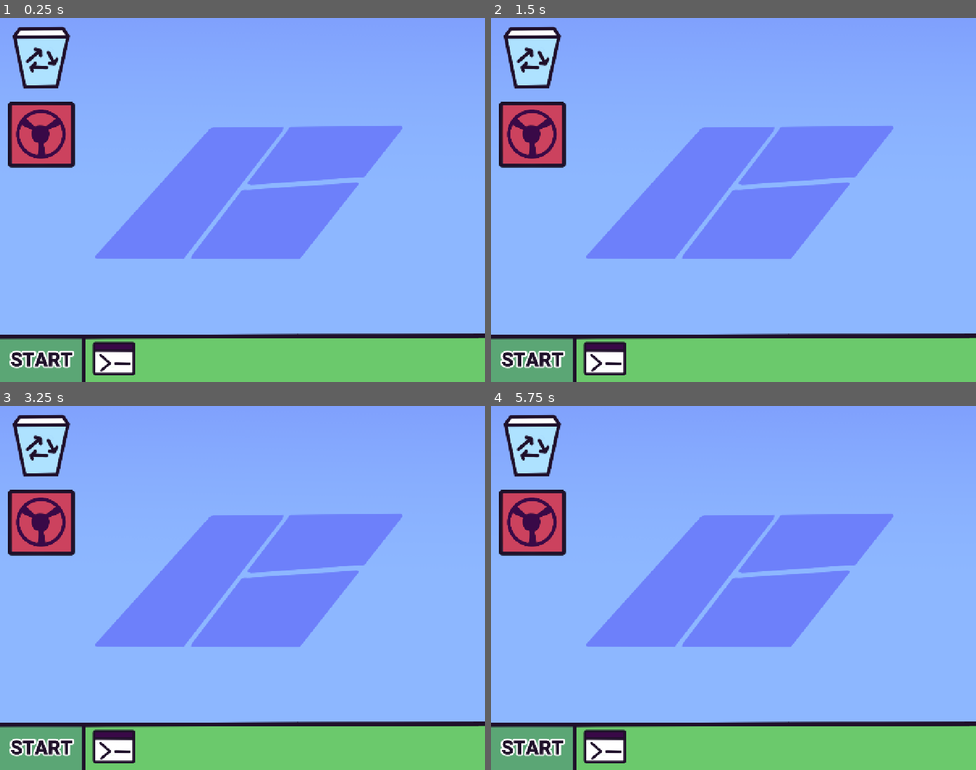
Above: before the commit, frames 1-4 (two rows, left to right).
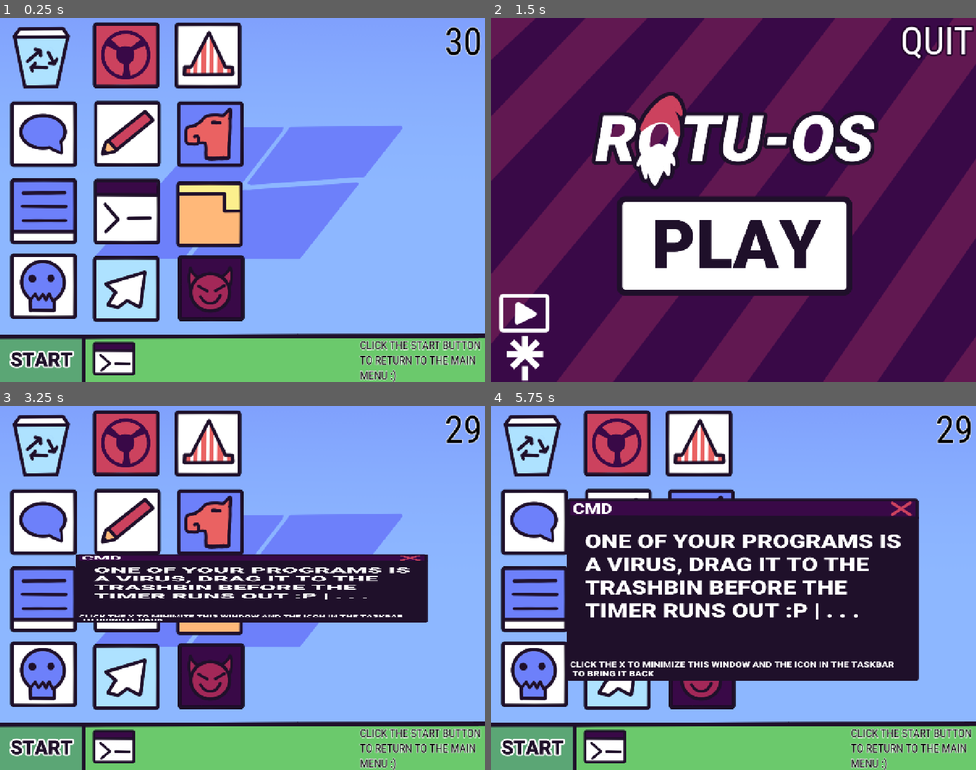
Above: after the commit, the same moments.

Repository: Rotuwam/GMTK-game-jam-2025
Game: Godot game, scene res://scenes/screen.tscn
Two runs of this game, one before a commit and one after it. Both use one fixed random seed, a clock stepped at 60 frames per second and the inputs below.
Inputs (mouse positions are in pixels of both pictures, inside the frame that each line leads up to; where the layout moved, square brackets give the same spot in the first picture):
- Up to frame 1 (0.25 s): no input
- Up to frame 2 (1.5 s): click (529, 134) at 0.52 s; click (534, 360) at 1.27 s
- Up to frame 3 (3.25 s): click (242, 635) [38, 522] at 2 s; click (126, 598) at 2.77 s
- Up to frame 4 (5.75 s): click (534, 748) at 3.52 s; click (733, 635) [529, 522] at 4.25 s; click (617, 598) at 5.02 s

The runs differ from the first frame. In frame 1, 29% of the frame differs, in the area x 1-99%, y 1-100%; in frame 2, 100%, in the area x 0-100%, y 0-100%; in frame 3, 38%; in frame 4, 53%.

Commit message:
All mechanics working
All Mechanics are working and the gameplay loop works, this is the state of the project before music and sound effects are implemented

Diff:
--- a/rotu-os-gmtk/project.godot
+++ b/rotu-os-gmtk/project.godot
@@ -20,3 +20,17 @@
 window/size/viewport_width=1280
 window/size/viewport_height=960
 window/stretch/mode="canvas_items"
+mouse_cursor/custom_image="uid://ss3thh3pbw4w"
+
+[global_group]
+
+draggable=""
+cmd_virus=""
+
+[input]
+
+quit={
+"deadzone": 0.2,
+"events": [Object(InputEventKey,"resource_local_to_scene":false,"resource_name":"","device":0,"window_id":0,"alt_pressed":true,"shift_pressed":false,"ctrl_pressed":false,"meta_pressed":false,"pressed":false,"keycode":0,"physical_keycode":4194335,"key_label":0,"unicode":0,"location":0,"echo":false,"script":null)
+]
+}
--- a/rotu-os-gmtk/scenes/Icons/cmd_virus.tscn
+++ b/rotu-os-gmtk/scenes/Icons/cmd_virus.tscn
@@ -1,9 +1,22 @@
-[gd_scene load_steps=3 format=3 uid="uid://sm2xvp684fhn"]
+[gd_scene load_steps=4 format=3 uid="uid://sm2xvp684fhn"]
 
 [ext_resource type="PackedScene" uid="uid://cr3y1jssb7qpy" path="res://scenes/draggable.tscn" id="1_dti5x"]
 [ext_resource type="Texture2D" uid="uid://csxy113i2pcal" path="res://Assets/cmd.png" id="2_ogrm1"]
 
-[node name="CMDVirus" instance=ExtResource("1_dti5x")]
+[sub_resource type="RectangleShape2D" id="RectangleShape2D_ogrm1"]
+size = Vector2(163, 162)
+
+[node name="CMDVirus" groups=["cmd_virus"] instance=ExtResource("1_dti5x")]
 
 [node name="Object" parent="." index="0"]
 texture = ExtResource("2_ogrm1")
+
+[node name="Button" parent="." index="1"]
+offset_left = -90.0
+offset_top = -74.0
+offset_right = 75.0
+offset_bottom = 90.0
+
+[node name="CollisionShape2D" parent="Area2D" index="0"]
+position = Vector2(-7.5, 7)
+shape = SubResource("RectangleShape2D_ogrm1")
--- /dev/null
+++ b/rotu-os-gmtk/scenes/blue_screen.gd
@@ -0,0 +1,22 @@
+extends Node2D
+
+
+var timer = Timer.new()
+
+
+func _ready() -> void:
+	timer.wait_time = 5.0 # 5 seconds
+	timer.one_shot
+	timer.timeout.connect(restart)
+	add_child(timer)
+	timer.start()
+
+func restart():
+	get_tree().change_scene_to_file("res://scenes/screen.tscn")
+
+#after 3 e5conds the bluescreen will revert back to the game scene
+
+
+func quit_game():
+	if Input.is_action_just_pressed("quit"):
+		get_tree().quit() #quit game with alt f4
--- a/rotu-os-gmtk/scenes/blue_screen.tscn
+++ b/rotu-os-gmtk/scenes/blue_screen.tscn
@@ -1,8 +1,10 @@
-[gd_scene load_steps=2 format=3 uid="uid://brvwtkcdmn8n0"]
+[gd_scene load_steps=3 format=3 uid="uid://brvwtkcdmn8n0"]
 
 [ext_resource type="Texture2D" uid="uid://vcia0xsrl3b6" path="res://Assets/BLUESCREEN.png" id="1_0g14n"]
+[ext_resource type="Script" uid="uid://ds4sxws7kegao" path="res://scenes/blue_screen.gd" id="1_07gbj"]
 
 [node name="BlueScreen" type="Node2D"]
+script = ExtResource("1_07gbj")
 
 [node name="Sprite2D" type="Sprite2D" parent="."]
 position = Vector2(640, 480)
--- /dev/null
+++ b/rotu-os-gmtk/scenes/cmd_1.gd
@@ -0,0 +1,19 @@
+extends Node2D
+
+
+@onready var animation_player: AnimationPlayer = $AnimationPlayer
+
+signal closed # emits a "closed" signal
+
+func _on_button_pressed() -> void:
+	emit_signal("closed")
+	animation_player.play("pop_out")
+	var timer = Timer.new()
+	timer.wait_time = 0.5  # 0.5seconds the duration of the animation
+	timer.one_shot = true
+	timer.timeout.connect(delete) # when timer runds out delete from the scene
+	add_child(timer)
+	timer.start()
+
+func delete():
+	queue_free()
--- a/rotu-os-gmtk/scenes/cmd_1.tscn
+++ b/rotu-os-gmtk/scenes/cmd_1.tscn
@@ -1,9 +1,82 @@
-[gd_scene load_steps=2 format=3 uid="uid://du8i0tnky3p42"]
+[gd_scene load_steps=7 format=3 uid="uid://du8i0tnky3p42"]
 
 [ext_resource type="Texture2D" uid="uid://cydr24255t1qa" path="res://Assets/CMD1.png" id="1_7p7dn"]
+[ext_resource type="Script" uid="uid://cwy4lvwdgxh3a" path="res://scenes/cmd_1.gd" id="1_smric"]
+
+[sub_resource type="Animation" id="Animation_7p7dn"]
+resource_name = "pop_in"
+length = 0.5
+step = 0.1
+tracks/0/type = "value"
+tracks/0/imported = false
+tracks/0/enabled = true
+tracks/0/path = NodePath("Sprite2D:scale")
+tracks/0/interp = 1
+tracks/0/loop_wrap = true
+tracks/0/keys = {
+"times": PackedFloat32Array(0, 0.5),
+"transitions": PackedFloat32Array(1, 1),
+"update": 0,
+"values": [Vector2(1, -0.00104167), Vector2(1, 1.00729)]
+}
+
+[sub_resource type="Animation" id="Animation_smric"]
+length = 0.001
+tracks/0/type = "value"
+tracks/0/imported = false
+tracks/0/enabled = true
+tracks/0/path = NodePath("Sprite2D:scale")
+tracks/0/interp = 1
+tracks/0/loop_wrap = true
+tracks/0/keys = {
+"times": PackedFloat32Array(0),
+"transitions": PackedFloat32Array(1),
+"update": 0,
+"values": [Vector2(1, -0.00104167)]
+}
+
+[sub_resource type="Animation" id="Animation_04ggs"]
+resource_name = "pop_out"
+length = 0.5
+step = 0.1
+tracks/0/type = "value"
+tracks/0/imported = false
+tracks/0/enabled = true
+tracks/0/path = NodePath("Sprite2D:scale")
+tracks/0/interp = 1
+tracks/0/loop_wrap = true
+tracks/0/keys = {
+"times": PackedFloat32Array(0, 0.5),
+"transitions": PackedFloat32Array(1, 1),
+"update": 0,
+"values": [Vector2(1, 1.00729), Vector2(1, -0.00104926)]
+}
+
+[sub_resource type="AnimationLibrary" id="AnimationLibrary_04ggs"]
+_data = {
+&"RESET": SubResource("Animation_smric"),
+&"pop_in": SubResource("Animation_7p7dn"),
+&"pop_out": SubResource("Animation_04ggs")
+}
 
 [node name="CMD1" type="Node2D"]
+script = ExtResource("1_smric")
 
 [node name="Sprite2D" type="Sprite2D" parent="."]
-position = Vector2(640, 480)
+position = Vector2(640, 478)
+scale = Vector2(1, -0.00104167)
 texture = ExtResource("1_7p7dn")
+
+[node name="AnimationPlayer" type="AnimationPlayer" parent="."]
+libraries = {
+&"": SubResource("AnimationLibrary_04ggs")
+}
+
+[node name="Button" type="Button" parent="."]
+self_modulate = Color(1, 1, 1, 0)
+offset_left = 1048.0
+offset_top = 194.0
+offset_right = 1118.0
+offset_bottom = 246.0
+
+[connection signal="pressed" from="Button" to="." method="_on_button_pressed"]
--- a/rotu-os-gmtk/scenes/cmd_2.tscn
+++ b/rotu-os-gmtk/scenes/cmd_2.tscn
@@ -1,9 +1,60 @@
-[gd_scene load_steps=2 format=3 uid="uid://cktvpqy7axvy2"]
+[gd_scene load_steps=5 format=3 uid="uid://cktvpqy7axvy2"]
 
 [ext_resource type="Texture2D" uid="uid://b53cjc6mmblq5" path="res://Assets/CMD2.png" id="1_76ins"]
+
+[sub_resource type="Animation" id="Animation_76ins"]
+resource_name = "pop_in"
+length = 0.5
+step = 0.1
+tracks/0/type = "value"
+tracks/0/imported = false
+tracks/0/enabled = true
+tracks/0/path = NodePath("Sprite2D:scale")
+tracks/0/interp = 1
+tracks/0/loop_wrap = true
+tracks/0/keys = {
+"times": PackedFloat32Array(0, 0.5),
+"transitions": PackedFloat32Array(1, 1),
+"update": 0,
+"values": [Vector2(1, -0.00104167), Vector2(1.002, 1)]
+}
+
+[sub_resource type="Animation" id="Animation_0hs3f"]
+length = 0.001
+tracks/0/type = "value"
+tracks/0/imported = false
+tracks/0/enabled = true
+tracks/0/path = NodePath("Sprite2D:scale")
+tracks/0/interp = 1
+tracks/0/loop_wrap = true
+tracks/0/keys = {
+"times": PackedFloat32Array(0),
+"transitions": PackedFloat32Array(1),
+"update": 0,
+"values": [Vector2(1, -0.00104167)]
+}
+
+[sub_resource type="AnimationLibrary" id="AnimationLibrary_pxccj"]
+_data = {
+&"RESET": SubResource("Animation_0hs3f"),
+&"pop_in": SubResource("Animation_76ins")
+}
 
 [node name="CMD2" type="Node2D"]
 
 [node name="Sprite2D" type="Sprite2D" parent="."]
 position = Vector2(640, 480)
+scale = Vector2(1, -0.00104167)
 texture = ExtResource("1_76ins")
+
+[node name="AnimationPlayer" type="AnimationPlayer" parent="."]
+libraries = {
+&"": SubResource("AnimationLibrary_pxccj")
+}
+
+[node name="Button" type="Button" parent="."]
+self_modulate = Color(1, 1, 1, 0)
+offset_left = 1048.0
+offset_top = 194.0
+offset_right = 1118.0
+offset_bottom = 246.0
--- a/rotu-os-gmtk/scenes/draggable.tscn
+++ b/rotu-os-gmtk/scenes/draggable.tscn
@@ -2,7 +2,7 @@
 
 [ext_resource type="Script" uid="uid://drv38m27vlbi6" path="res://scenes/object.gd" id="1_g8jaa"]
 
-[node name="Draggable" type="Node2D"]
+[node name="Draggable" type="Node2D" groups=["draggable"]]
 script = ExtResource("1_g8jaa")
 
 [node name="Object" type="Sprite2D" parent="."]
@@ -12,9 +12,13 @@
 offset_right = 8.0
 offset_bottom = 8.0
 
-[node name="Area2D" type="Area2D" parent="."]
+[node name="Area2D" type="Area2D" parent="." groups=["draggable"]]
 
 [node name="CollisionShape2D" type="CollisionShape2D" parent="Area2D"]
 
 [connection signal="button_down" from="Button" to="." method="_on_button_button_down"]
 [connection signal="button_up" from="Button" to="." method="_on_button_button_up"]
+[connection signal="mouse_entered" from="Button" to="." method="_on_button_mouse_entered"]
+[connection signal="mouse_exited" from="Button" to="." method="_on_button_mouse_exited"]
+[connection signal="area_entered" from="Area2D" to="." method="_on_area_2d_area_entered"]
+[connection signal="area_exited" from="Area2D" to="." method="_on_area_2d_area_exited"]
--- /dev/null
+++ b/rotu-os-gmtk/scenes/menu.gd
@@ -0,0 +1,17 @@
+extends Node2D
+
+
+
+
+func _on_button_pressed() -> void:
+	get_tree().change_scene_to_file("res://scenes/screen.tscn")
+
+
+func quit_game():
+	if Input.is_action_just_pressed("quit"):
+		get_tree().quit() #quit game with alt f4
+
+
+
+func _on_quit_pressed() -> void:
+	get_tree().quit() #quit game button
--- a/rotu-os-gmtk/scenes/menu.tscn
+++ b/rotu-os-gmtk/scenes/menu.tscn
@@ -1,8 +1,11 @@
-[gd_scene load_steps=2 format=3 uid="uid://b53n1uhftkax1"]
+[gd_scene load_steps=4 format=3 uid="uid://b53n1uhftkax1"]
 
+[ext_resource type="Script" uid="uid://cnb6rksypm81y" path="res://scenes/menu.gd" id="1_vjb58"]
 [ext_resource type="Texture2D" uid="uid://cm0d844dlbh7o" path="res://Assets/MAINmENU.png" id="1_yqeox"]
+[ext_resource type="FontFile" uid="uid://cdvxuu0e5gi8i" path="res://Assets/Roboto_Condensed-Regular.ttf" id="3_con2f"]
 
 [node name="Menu" type="Node2D"]
+script = ExtResource("1_vjb58")
 
 [node name="Sprite2D" type="Sprite2D" parent="."]
 position = Vector2(640, 480)
@@ -30,3 +33,30 @@
 offset_right = 137.0
 offset_bottom = 961.0
 uri = "https://linktr.ee/rotuwam "
+
+[node name="Quit" type="Button" parent="Buttons"]
+self_modulate = Color(1, 1, 1, 0)
+offset_left = 1042.0
+offset_right = 1277.0
+offset_bottom = 125.0
+theme_override_colors/font_outline_color = Color(0.110038, 9.58343e-05, 0.174742, 1)
+theme_override_colors/font_color = Color(1, 1, 1, 1)
+theme_override_constants/outline_size = 17
+theme_override_fonts/font = ExtResource("3_con2f")
+theme_override_font_sizes/font_size = 100
+text = "QUIT"
+
+[node name="Label" type="Label" parent="Buttons"]
+offset_left = 1080.0
+offset_top = 1.0
+offset_right = 1316.0
+offset_bottom = 127.0
+theme_override_colors/font_color = Color(1, 1, 1, 1)
+theme_override_colors/font_outline_color = Color(0.122816, 3.71389e-05, 0.151111, 1)
+theme_override_constants/outline_size = 18
+theme_override_fonts/font = ExtResource("3_con2f")
+theme_override_font_sizes/font_size = 100
+text = "QUIT"
+
+[connection signal="pressed" from="Buttons/Button" to="." method="_on_button_pressed"]
+[connection signal="pressed" from="Buttons/Quit" to="." method="_on_quit_pressed"]
--- a/rotu-os-gmtk/scenes/object.gd
+++ b/rotu-os-gmtk/scenes/object.gd
@@ -3,17 +3,29 @@
 
 @onready var object: Sprite2D = $Object
 @onready var button: Button = $Button
+@onready var area_2d: Area2D = $Area2D
+
+@onready var trash_bin: Area2D = $"../../TrashBin"
+@onready var game_timer: Timer = $"../../Control/GameTimer"
+
 
 var dragging = false
 var of = Vector2(0,0)
+var is_overlapping : bool = false
 
+var CMD2 = load("res://scenes/cmd_2.tscn")
+var BlueScreen = load("res://scenes/blue_screen.tscn")
 
+var hand_open = preload("res://Assets/hand_thin_open.png")
+var hand_closed = preload("res://Assets/hand_thin_closed.png")
+var normal_cursor = preload("res://Assets/cursor_none.png")
 
 func _ready():
 	if not button.button_down.is_connected(_on_button_button_down):
 		button.button_down.connect(_on_button_button_down)
 	if not button.button_up.is_connected(_on_button_button_up):
 		button.button_up.connect(_on_button_button_up)
+		#double ensuring signals are connected
 
 func _process(_delta: float) -> void:
 	if dragging:
@@ -23,10 +35,73 @@
 func _on_button_button_down() -> void:
 	dragging = true
 	of = get_global_mouse_position() - global_position
-	print("Started dragging:", name)
-	dragging = true
-	of = get_global_mouse_position() - global_position
+	Input.set_custom_mouse_cursor(hand_closed, Input.CURSOR_ARROW, Vector2(16,16))
 
 
 func _on_button_button_up() -> void:
 	dragging = false
+	if is_overlapping == true:
+		in_trash()
+	else:
+		Input.set_custom_mouse_cursor(hand_open, Input.CURSOR_ARROW, Vector2(16,16))
+
+
+
+
+
+func in_trash():
+	for icon in get_tree().get_nodes_in_group("draggable"):
+		if is_in_group("cmd_virus"):
+			var instance = CMD2.instantiate()
+			instance.z_index = 10 # making sure CMD2 appears above icons
+			instance.position = Vector2(-120, -120) # positions the CMD2 popup
+			instance.visible = true
+			add_child(instance)
+#if the icon is in the cmd_virus group ⬆️ the second cmd message pops up
+			#play pop_in animation when instanced
+			var anim_player = instance.get_node("AnimationPlayer")
+			if anim_player:
+				anim_player.play("pop_in")
+		# Start timer to show blue screen after delay
+			var timer = Timer.new()
+			timer.wait_time = 5.0  # 5seconds
+			timer.one_shot = true
+			timer.timeout.connect(change_scene)
+			add_child(timer)
+			timer.start()
+			game_timer.stop()  # stop the game_timer if the virus is found
+			# if the icon is the corrupted virus pop up the CMD2 and bluescreen
+
+
+		elif icon == self:
+			icon.queue_free() # delete the icon once the mouse is let go over the trashbin
+
+
+
+func _on_area_2d_area_entered(area: Area2D) -> void:
+	if area == trash_bin:
+		is_overlapping = true
+	Input.set_custom_mouse_cursor(hand_closed, Input.CURSOR_ARROW, Vector2(16,16))
+
+
+func _on_area_2d_area_exited(area: Area2D) -> void:
+	if area == trash_bin:
+		is_overlapping = false
+	Input.set_custom_mouse_cursor(hand_open, Input.CURSOR_ARROW, Vector2(16,16))
+
+
+
+func change_scene():
+		get_tree().change_scene_to_file("res://scenes/blue_screen.tscn")
+
+
+func _on_button_mouse_entered() -> void:
+	if not dragging:
+		Input.set_custom_mouse_cursor(hand_open, Input.CURSOR_ARROW, Vector2(16,16))
+
+
+func _on_button_mouse_exited() -> void:
+	if not dragging and not is_overlapping:
+		Input.set_custom_mouse_cursor(normal_cursor, Input.CURSOR_ARROW, Vector2(16,16))
+
+# Input.set_custom_mouse_cursor(cursor_name, Input.CURSOR_ARROW, Vector2(16,16)) is changing the cursor based on what it is hovering or grabbing
--- a/rotu-os-gmtk/scenes/screen.gd
+++ b/rotu-os-gmtk/scenes/screen.gd
@@ -1,10 +1,59 @@
 extends Node2D
 
-@onready var trash_bin: Area2D = $TrashBin
+
+var CMD1 = load("res://scenes/cmd_1.tscn")
+@onready var button: Button = $Button
+
+@onready var game_timer: Timer = $Control/GameTimer
+@onready var label: Label = $Control/Label
 
 
 
 
+var time_left = 30 #30 seconds
 
-func _on_trash_bin_area_entered(area: Area2D) -> void:
-	pass # Replace with function body.
+
+func _ready() -> void:
+	label.text = str(time_left) # show the timer text on screen
+	var cmd1_timer = Timer.new()
+	cmd1_timer.wait_time = 1.0 # 1 second
+	cmd1_timer.one_shot = true
+	cmd1_timer.timeout.connect(instructions)
+	add_child(cmd1_timer)
+	cmd1_timer.start()
+
+func _on_button_pressed() -> void:
+	instructions()
+
+func _on_cmd_closed():
+	button.disabled = false
+
+
+func _on_button_2_pressed() -> void:
+	get_tree().change_scene_to_file("res://scenes/menu.tscn")
+
+
+
+func _on_game_timer_timeout() -> void:
+	time_left -= 1 # remove one value from the timer value each second
+	label.text  = str(time_left)
+	if time_left <= 0:
+		game_timer.stop()
+		get_tree().change_scene_to_file("res://scenes/blue_screen.tscn") # when the timer stops go to the bluescreen
+
+func quit_game():
+	if Input.is_action_just_pressed("quit"):
+		get_tree().quit() #quit game with alt f4
+
+func instructions():  #pop up CMD1
+	var instance = CMD1.instantiate() #instatiate the CMD1 scene
+	instance.position = Vector2(0, 0)
+	instance.visible = true
+	add_child(instance)
+	#play pop_in animation when instantiated
+	var anim_player = instance.get_node("AnimationPlayer")
+	if anim_player:
+		anim_player.play("pop_in")
+
+		button.disabled = true # doesn't allow player to open more than one CMD1 window
+		instance.closed.connect(_on_cmd_closed) # makes sure you can open the window again once they close it
--- a/rotu-os-gmtk/scenes/screen.tscn
+++ b/rotu-os-gmtk/scenes/screen.tscn
@@ -1,8 +1,19 @@
-[gd_scene load_steps=5 format=3 uid="uid://62kuq4jghou6"]
+[gd_scene load_steps=16 format=3 uid="uid://62kuq4jghou6"]
 
 [ext_resource type="Texture2D" uid="uid://cq0jl5tyuq2dr" path="res://Assets/BG.png" id="1_erqjc"]
 [ext_resource type="Script" uid="uid://c5mydql1bhos5" path="res://scenes/screen.gd" id="1_qc0hx"]
 [ext_resource type="PackedScene" uid="uid://bj24p0p868apn" path="res://scenes/Icons/car.tscn" id="2_mgv7h"]
+[ext_resource type="PackedScene" uid="uid://dey1enyx2og7i" path="res://scenes/Icons/message.tscn" id="3_gapb5"]
+[ext_resource type="PackedScene" uid="uid://dwk5tpo3gxeum" path="res://scenes/Icons/notepad.tscn" id="4_esotp"]
+[ext_resource type="PackedScene" uid="uid://bs0ullkc5xfkx" path="res://scenes/Icons/maker.tscn" id="5_ufolh"]
+[ext_resource type="FontFile" uid="uid://cdvxuu0e5gi8i" path="res://Assets/Roboto_Condensed-Regular.ttf" id="5_vhdk8"]
+[ext_resource type="PackedScene" uid="uid://bmp5y5l0he3fv" path="res://scenes/Icons/pencil.tscn" id="6_mfkbl"]
+[ext_resource type="PackedScene" uid="uid://l0bt1nl4riiv" path="res://scenes/Icons/mouse.tscn" id="7_wydk0"]
+[ext_resource type="PackedScene" uid="uid://c26mngyqfu8md" path="res://scenes/Icons/video.tscn" id="8_mml8x"]
+[ext_resource type="PackedScene" uid="uid://gm717cf7apxy" path="res://scenes/Icons/trojan.tscn" id="9_sp806"]
+[ext_resource type="PackedScene" uid="uid://sm2xvp684fhn" path="res://scenes/Icons/cmd_virus.tscn" id="10_06c6w"]
+[ext_resource type="PackedScene" uid="uid://5j4xvlpypy3g" path="res://scenes/Icons/school_work.tscn" id="11_ed25v"]
+[ext_resource type="PackedScene" uid="uid://cx0cbq2x80pa3" path="res://scenes/Icons/virus_joke.tscn" id="12_2hpia"]
 
 [sub_resource type="RectangleShape2D" id="RectangleShape2D_erqjc"]
 size = Vector2(174, 186.75)
@@ -22,5 +33,94 @@
 
 [node name="Icons" type="Node2D" parent="."]
 
+[node name="CMDVirus" parent="Icons" instance=ExtResource("10_06c6w")]
+position = Vector2(342, 502)
+
 [node name="Car" parent="Icons" instance=ExtResource("2_mgv7h")]
-position = Vector2(116, 298)
+position = Vector2(340, 89)
+
+[node name="Message" parent="Icons" instance=ExtResource("3_gapb5")]
+position = Vector2(122, 306)
+
+[node name="Notepad" parent="Icons" instance=ExtResource("4_esotp")]
+position = Vector2(122, 507)
+
+[node name="Maker" parent="Icons" instance=ExtResource("5_ufolh")]
+position = Vector2(122, 713)
+
+[node name="Pencil" parent="Icons" instance=ExtResource("6_mfkbl")]
+position = Vector2(343, 308)
+
+[node name="Mouse" parent="Icons" instance=ExtResource("7_wydk0")]
+position = Vector2(340, 712)
+
+[node name="Video" parent="Icons" instance=ExtResource("8_mml8x")]
+position = Vector2(556, 98)
+
+[node name="Trojan" parent="Icons" instance=ExtResource("9_sp806")]
+position = Vector2(562, 293)
+
+[node name="SchoolWork" parent="Icons" instance=ExtResource("11_ed25v")]
+position = Vector2(560, 509)
+
+[node name="VirusJoke" parent="Icons" instance=ExtResource("12_2hpia")]
+position = Vector2(564, 715)
+
+[node name="Button" type="Button" parent="."]
+self_modulate = Color(1, 1, 1, 0)
+offset_left = 243.0
+offset_top = 851.0
+offset_right = 356.0
+offset_bottom = 945.0
+
+[node name="Button2" type="Button" parent="."]
+self_modulate = Color(1, 1, 1, 0)
+offset_left = -1.0
+offset_top = 843.0
+offset_right = 222.0
+offset_bottom = 964.0
+
+[node name="Label" type="Label" parent="."]
+offset_left = 949.0
+offset_top = 845.0
+offset_right = 1281.0
+offset_bottom = 968.0
+theme_override_colors/font_color = Color(0, 0, 0, 1)
+theme_override_colors/font_outline_color = Color(1, 1, 1, 1)
+theme_override_constants/outline_size = 5
+theme_override_fonts/font = ExtResource("5_vhdk8")
+theme_override_font_sizes/font_size = 30
+text = "CLICK THE START BUTTON
+TO RETURN TO THE MAIN
+MENU :)"
+
+[node name="Control" type="Control" parent="."]
+layout_mode = 3
+anchors_preset = 0
+offset_left = 1167.0
+offset_top = 3.0
+offset_right = 1278.0
+offset_bottom = 100.0
+size_flags_horizontal = 8
+
+[node name="Label" type="Label" parent="Control"]
+layout_mode = 1
+anchors_preset = -1
+anchor_right = 1.0
+anchor_bottom = 0.969
+offset_right = 1.0
+offset_bottom = 0.00699615
+theme_override_colors/font_color = Color(0, 0, 0, 1)
+theme_override_colors/font_outline_color = Color(1, 1, 1, 1)
+theme_override_constants/outline_size = 7
+theme_override_fonts/font = ExtResource("5_vhdk8")
+theme_override_font_sizes/font_size = 100
+horizontal_alignment = 1
+
+[node name="GameTimer" type="Timer" parent="Control"]
+autostart = true
+
+[connection signal="area_entered" from="TrashBin" to="." method="_on_trash_bin_area_entered"]
+[connection signal="pressed" from="Button" to="." method="_on_button_pressed"]
+[connection signal="pressed" from="Button2" to="." method="_on_button_2_pressed"]
+[connection signal="timeout" from="Control/GameTimer" to="." method="_on_game_timer_timeout"]
Binary file added: rotu-os-gmtk/Assets/Roboto_Condensed-Regular.ttf
Not shown, added: rotu-os-gmtk/Assets/Roboto_Condensed-Regular.ttf.import
Binary file added: rotu-os-gmtk/Assets/cursor_none.png
Not shown, added: rotu-os-gmtk/Assets/cursor_none.png.import
Binary file added: rotu-os-gmtk/Assets/hand_thin_closed.png
Not shown, added: rotu-os-gmtk/Assets/hand_thin_closed.png.import
Binary file added: rotu-os-gmtk/Assets/hand_thin_open.png
Not shown, added: rotu-os-gmtk/Assets/hand_thin_open.png.import
Binary file added: rotu-os-gmtk/Assets/pointer_c.png
Not shown, added: rotu-os-gmtk/Assets/pointer_c.png.import
Not shown, added: rotu-os-gmtk/scenes/blue_screen.gd.uid
Not shown, added: rotu-os-gmtk/scenes/cmd_1.gd.uid
(and 1 more such lines)
